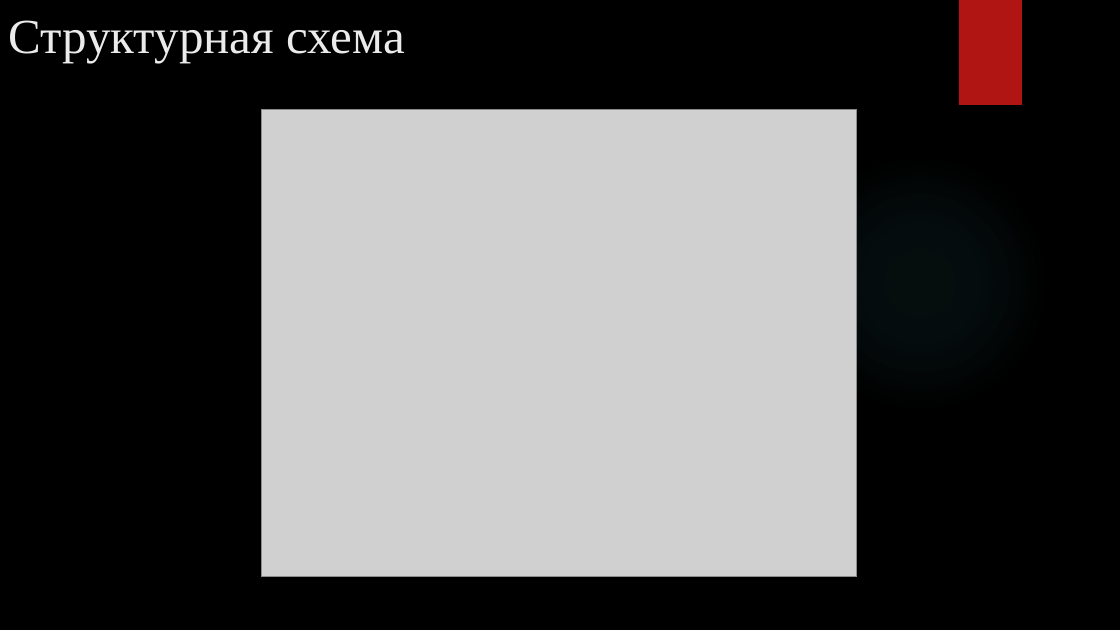
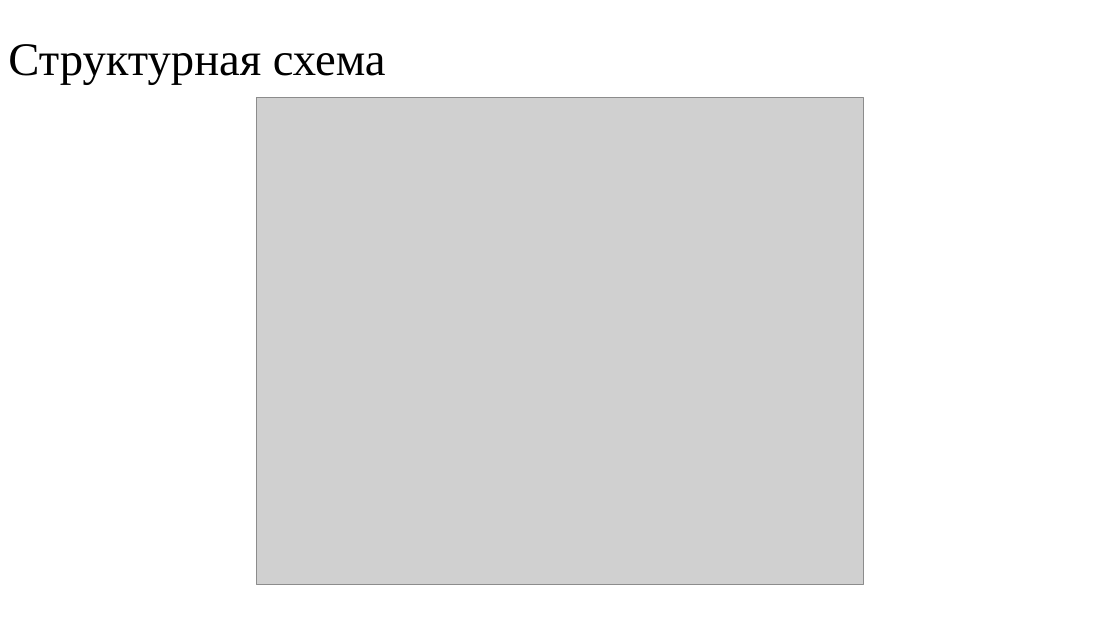
Before and after one commit to AlexeyChernikov/CryptographicApplication, a slide deck: slide 8 of Documentation/Презентация к защите.pptx (slide 7 before the commit). Drawn at 1120x630 pixels with LibreOffice and Linux fonts; fonts in the diff are those of the drawing; grey boxes stand for pictures; background and template pictures are left out. Boxes give left, top, right and bottom in pixels: in the first picture for what was removed or moved away, otherwise in the second. Text is boxed around its words. In the diff, an @@ line names an element or a change of style, - is before the commit and + after.

```diff
--- a/Documentation/Презентация к защите.pptx
+++ b/Documentation/Презентация к защите.pptx
@@ background picture (left out) to #FFFFFF @@
@@ title "Структурная схема" at [8, 44, 386, 85]: size 42 to 40 pt, text colour #EBEBEB to #000000; line spacing 1 to 0.9; vertical alignment top to middle @@
@@ rectangle removed at [959, 0, 1022, 105] @@
@@ picture: place and size @@
-picture at [262, 109, 858, 576]
+picture at [257, 97, 864, 584]
@@ ellipse removed at [791, 154, 1049, 413] @@
```
Also in this commit, not shown: 7 other slides changed, 3 slides added, 2 slides removed.
